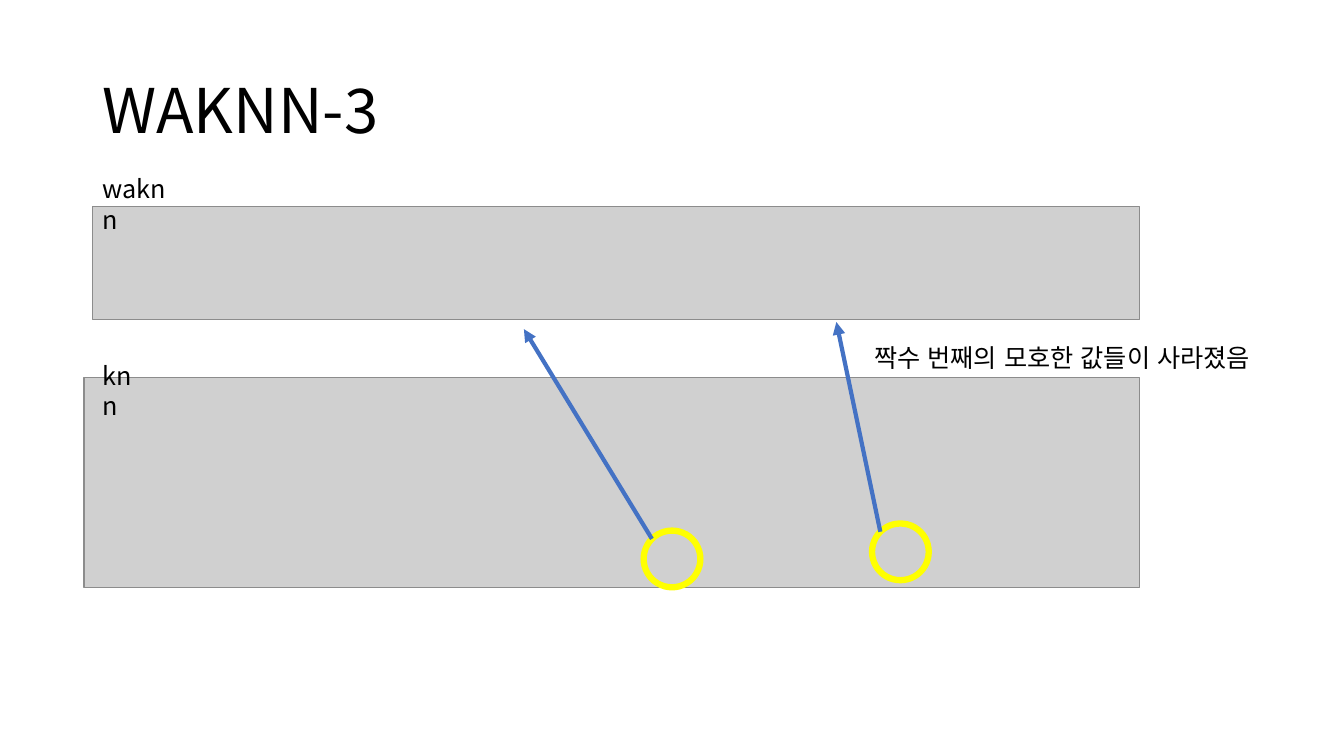
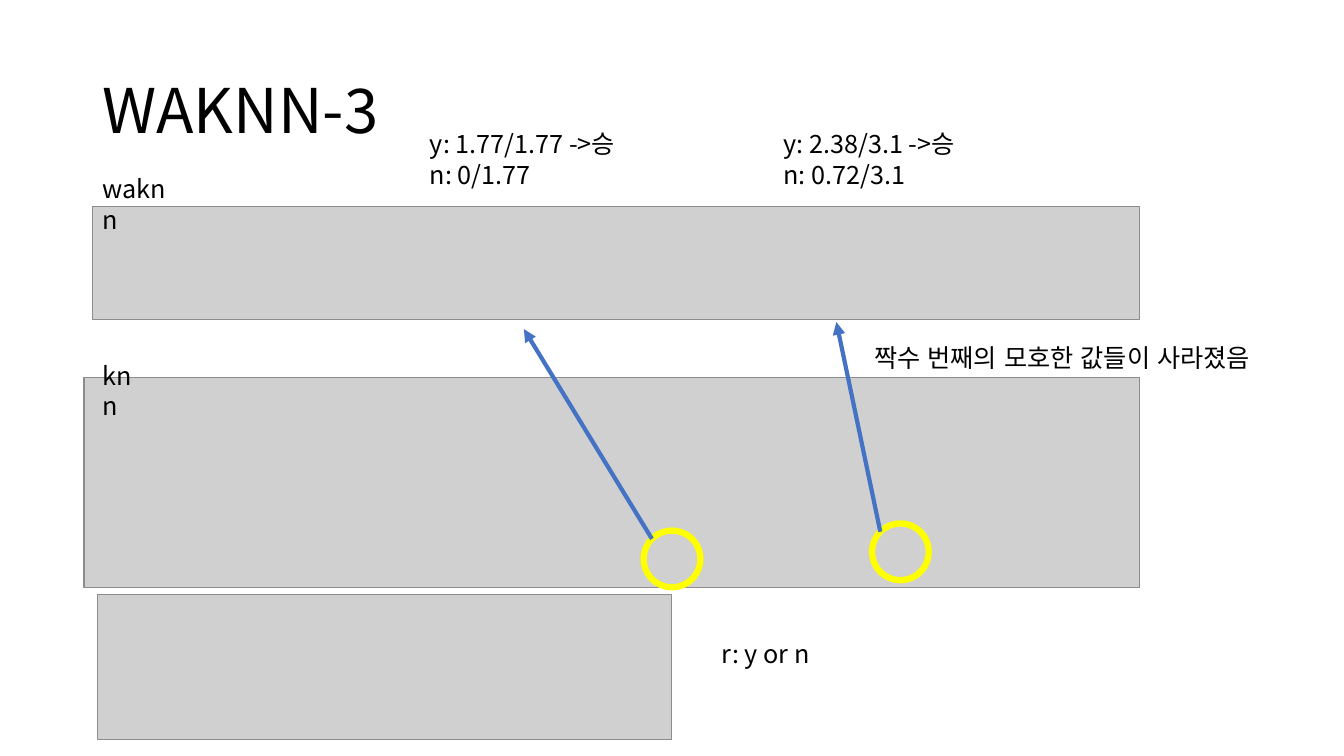
Before and after one commit to gudrb/machine_learning_class, a slide deck: slide 16 of IBL ppt.pptx. Drawn at 1344x756 pixels with LibreOffice and Linux fonts; fonts in the diff are those of the drawing; grey boxes stand for pictures. Boxes give left, top, right and bottom in pixels: in the first picture for what was removed or moved away, otherwise in the second. Text is boxed around its words. In the diff, an @@ line names an element or a change of style, - is before the commit and + after.

```diff
--- a/IBL ppt.pptx
+++ b/IBL ppt.pptx
@@ text added at box(430, 132, 615, 189), 18 pt, text #000000 @@
+y: 1.77/1.77 ->승
+n: 0/1.77
@@ text added at box(784, 132, 955, 189), 18 pt, text #000000 @@
+y: 2.38/3.1 ->승
+n: 0.72/3.1
@@ picture added at box(98, 595, 673, 740) @@
@@ text added at box(722, 649, 809, 669), 18 pt, text #000000 @@
+r: y or n
```
Also in this commit, not shown: 1 other slide changed.
